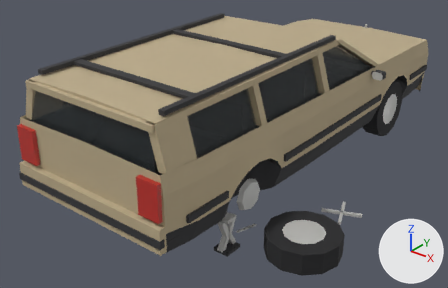
The glTF model assets/models/broken-car.glb as it was, and as the next commit left it.
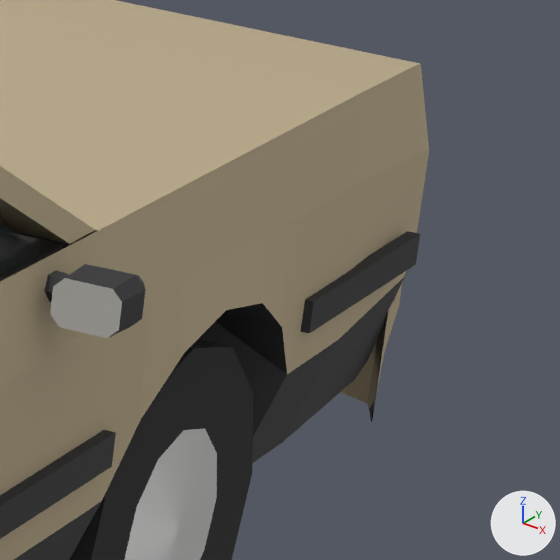
There are two pictures of each version: one whole from a 50 mm lens placed at (3.55, -5.14, 3.15), pointed at (-0.1, -0.57, 0.32), one close up on the part from 81% to 100% of the width and 11% to 39% of the height. The lights are fixed; the arrows at lower right show +X, +Y and +Z. The older version's two pictures come first. Vertices at exactly the same position are counted once.

Objects in the first close-up: 'BrokenCar', 'BrokenCarGlass'.
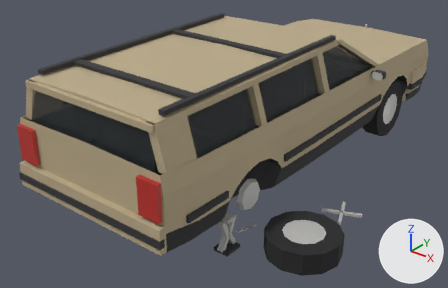
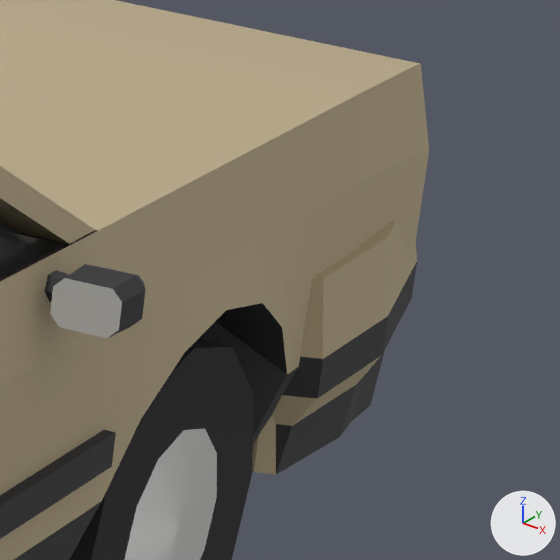
Commit message: asset(18): broken-car wrap-around bumper — cover runs corner-to-arch

Diff of the bpy script that builds the scene:
```diff
--- a/assets/models/broken-car.glb.py
+++ b/assets/models/broken-car.glb.py
@@ me_brokencar @@
 # used by ob_brokencar; location = (0.0, 0.0, 0.0)
-me_brokencar.from_pydata(...)  # 1212 vertices, 2132 faces; spans x -1.02..1.67, y -2.51..2.56, z 0.0..1.46
+me_brokencar.from_pydata(...)  # 1246 vertices, 2208 faces; spans x -1.02..1.67, y -2.51..2.56, z 0.0..1.46
+# me_brokencar part 1: the loose piece of 8 vertices spanning x 0.87..0.9, y 1.76..2.24, z 0.59..0.65 is deleted
+# me_brokencar part 2
+# 10 vertices are removed from x -0.83..0.83, y 2.29..2.35, z 0.25..0.69
+# 35 faces are deleted
+# 4 vertices move from x -0.83..0.83, y 2.3..2.35, z 0.25..0.54 to x -0.81..0.83, y 2.33..2.41, z 0.25..0.54
+# 50 vertices are added at x -0.92..0.92, y 1.75..2.41, z 0.25..0.69
+# 10 new vertices lie (0.0, 0.29, 0.0) away from vertices in x -0.92..0.92, y 1.79, z 0.4..0.69
+# 50 new faces join them, mat_cartrim (dark grey #353537)
+# 85 new faces join them, mat_carpaint (beige #bcab8a)
+# other edits to the shape of me_brokencar do not show in these pictures
 me_brokencar.materials.append(mat_cartrim)
```

Location of each change, (x1, y1, x2, y2) in pixels of the close-ups (560 x 560 px):
part 1 of me_brokencar, deleted: before (301, 231, 420, 333)
part 2 of me_brokencar, built on: before (368, 284, 402, 422); after (252, 218, 417, 475)
